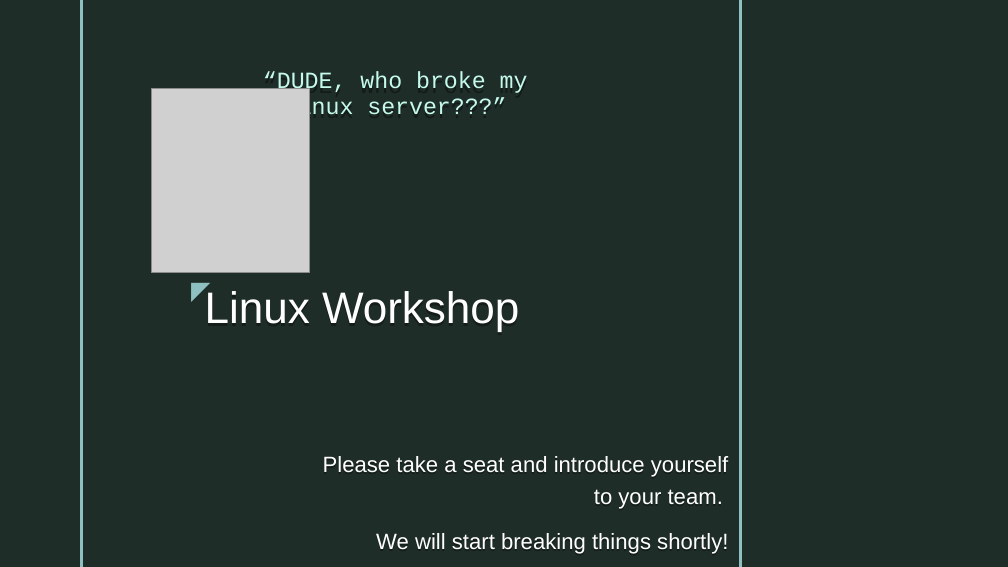
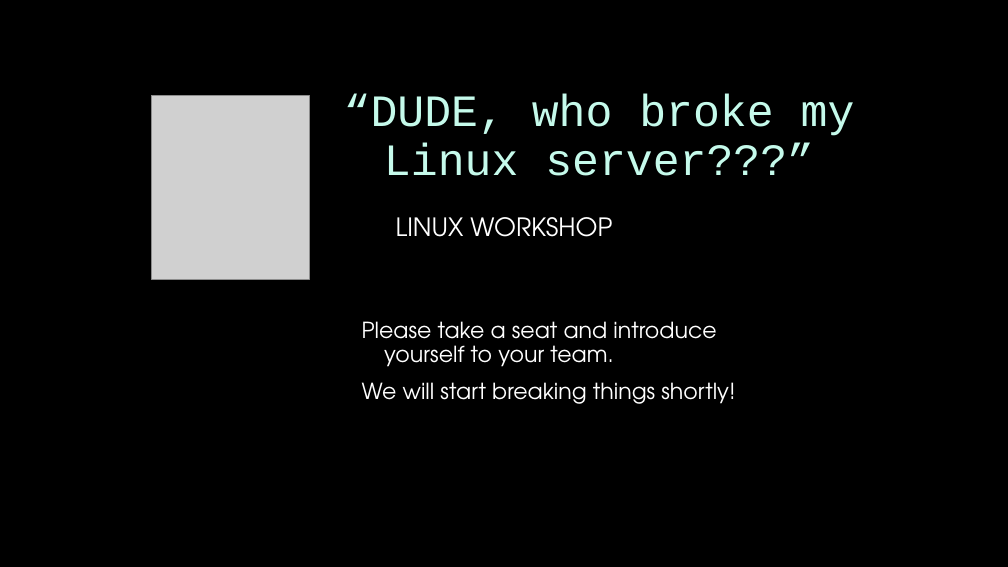
Before and after one commit to opensourcecorp/workshops, a slide deck: slide 1 of linux/docs/Linux-Workshop.odp. Drawn at 1008x567 pixels with LibreOffice and Linux fonts; fonts in the diff are those of the drawing; grey boxes stand for pictures; background and template pictures are left out. Boxes give left, top, right and bottom in pixels: in the first picture for what was removed or moved away, otherwise in the second. Text is boxed around its words. In the diff, an @@ line names an element or a change of style, - is before the commit and + after.

Commit message:
Update Linux slideshow

```diff
--- a/linux/docs/Linux-Workshop.odp
+++ b/linux/docs/Linux-Workshop.odp
@@ background picture (left out) to #000000 @@
@@ freeform shape removed at (80,0,84,566) @@
@@ freeform shape removed at (84,0,740,566) @@
@@ freeform shape removed at (739,0,741,566) @@
@@ text "“DUDE, who broke my Linux ...": place and size @@
-text "“DUDE, who broke my Linux ..." at (263,72,528,121)
+text "“DUDE, who broke my Linux ..." at (344,95,855,176)
@@ text "“DUDE, who broke my Linux ..." at (344,95,855,176): size 16.6 to 32 pt @@
@@ picture: place and size @@
-picture at (152,88,309,272)
+picture at (152,95,309,279)
@@ title "LINUX WORKSHOP" at (396,217,612,237): vertical alignment top to bottom @@
@@ title at (396,217,612,237): text changed; size 31.5 to 18 pt; font Arial to TeX Gyre Adventor @@
-Linux Workshop
+LINUX WORKSHOP
@@ text removed at (181,270,216,310) @@
-◤
@@ subtitle "Please take a seat and ...": place and size @@
-subtitle "Please take a seat and ..." at (323,457,728,554)
+subtitle "Please take a seat and ..." at (362,321,735,404)
@@ subtitle "Please take a seat and ..." at (362,321,735,404): font Arial to TeX Gyre Adventor; alignment right to left; line spacing 1.2 to 0.9; vertical alignment bottom to top @@
```
Also in this commit, not shown: 16 other slides changed, 1 slide removed.
